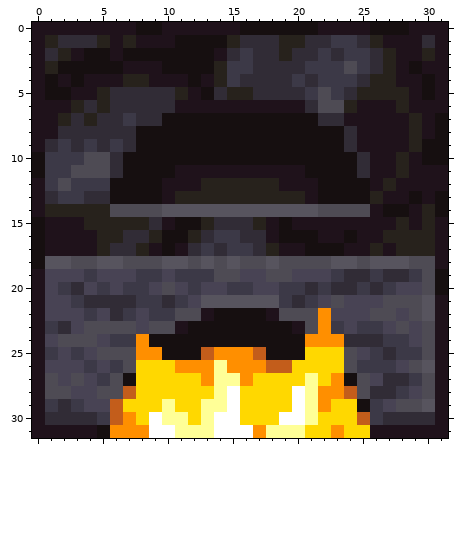
One commit to this pixel-art sprite: assets/minecraft/optifine/ctm/biome_dependent/furnace/4.png. That is the earlier state.
The file is 32x32 pixels. Colours within 5 levels of each other are drawn and written as one.
The same view after the edit:
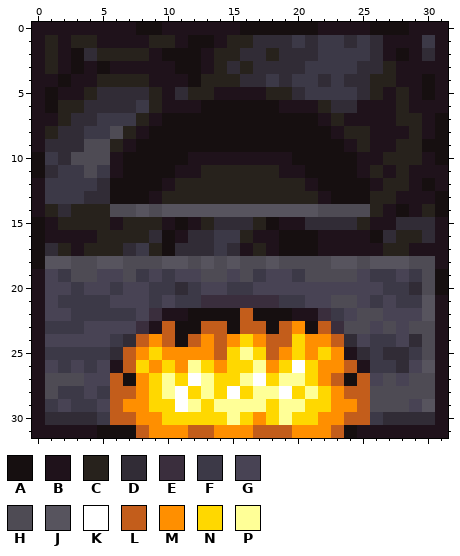
Palette (. is transparent): A #160f10  B #1f121b  C #27221c  D #312c36  E #3a2e3d  F #3c3947  G #484354  H #4e4b54  J #57545e  K #ffffff  L #c35d1b  M #ff8f00  N #ffd800  P #ffff97
Difference:
Changed rows in their new state; - is an unchanged pixel.
first column x 1:
 1 -BCCB-B-CCB--B-C--DF-F-DFD---F
 2 CBADCCCCB---BCCD-CD---F---BA-D
 3 -B-B-B---B--B-DC-------FD---B-
 4 BAB-CC------C-C--F--FD-D------
 5 -B-CD---CBDCCBBBBCC--F-FD-B---
 6 AC--D--FCB--AAAAAA--BCDD------
 7 ---DFF-CB------------BC----C--
 8 C--FFHCB--------------BCC-----
 9 -D-HHCB----------------BC--C--
10 -DH--B-----BBBBBBBB-----B-C-CB
11 D-F-FB------CCCCCC------BC----
12 -F--D-----CC------CC-------C-A
13 F-------BC----------CB----C-B-
14 -D-----J-----------------CB---
15 -CC--B--C--B-----AB-DDDDC--DDD
16 ------CCD-BD---CB------B-AD--D
17 DC-C-C-FC-D-DFDBCBAA-BB--BC-BB
19 -FHH--H-GFGGH-GHFGGFHHHHG-FG--
20 -GF-GFGGFFD-------GGGGGGGG-FD-
21 -F-FFGGG-G-FEEEEEE-FG--H-FGFF-
22 --F-FF--EBBAA--L-AABBEF-H-G-G-
23 -FFGGGGEBLA-LL-LL-LMALEHHGHGH-
24 -GGG--DLML-LMLMNMLLN--L-GF-GD-
25 -F-FFDL-NMMMMLNPNLMNM-MBD--D--
26 -F---BL-M--PNMNNPMNK-MMLB--DG-
27 -H--GL-M-P-KPNNPK-PPNML-L-HGH-
28 -FF-FL-M-PK-PN--PPKN-N--LHHHH-
29 -G-F--MM-NKPN-PPP-PPNNMMLHH-G-
30 ------LMMNN-NNP-M-PNNMML------
31 -----AALMMMLLMMMLLLMMMLAB-----
Pixel boxes of the changes (left, top, right, bottom) in both pictures:
changed: (45, 35, 435, 438)
